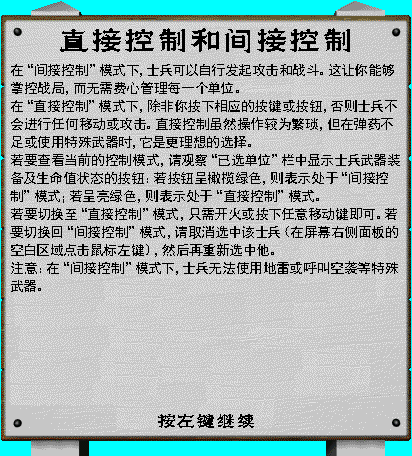
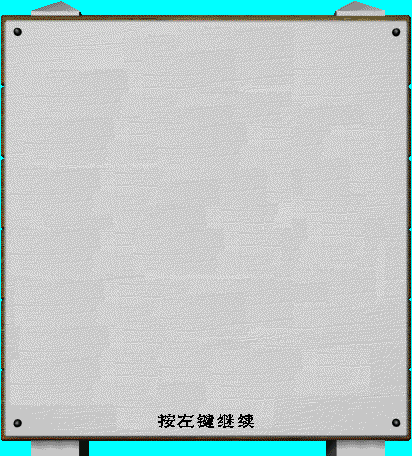
Comparing the layer stacks of the two 412 × 456 images. Changes:
hid group "050" (2 layers) over [10, 28, 400, 292]
showed group "001" (2 layers) over [10, 28, 395, 221]
